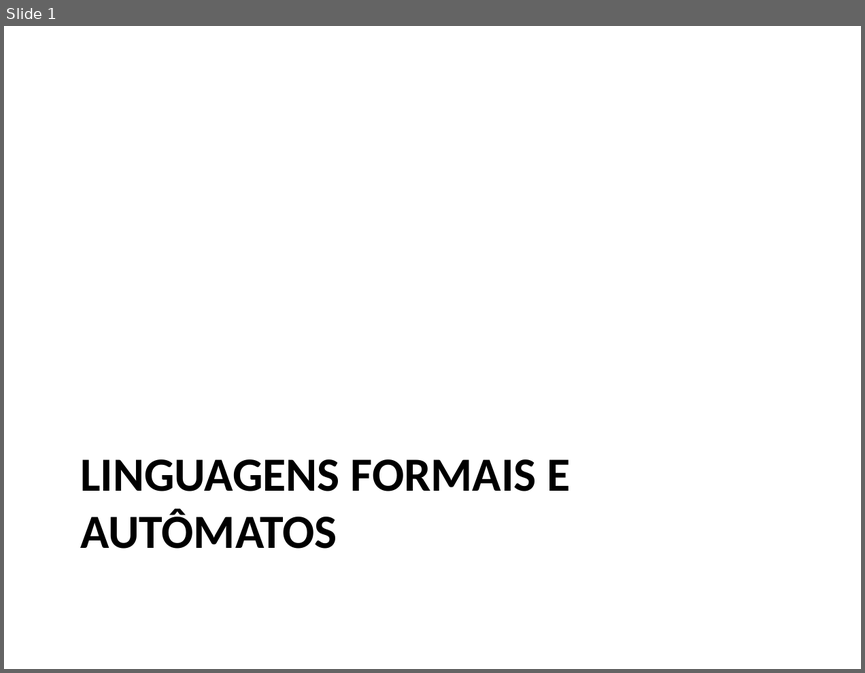
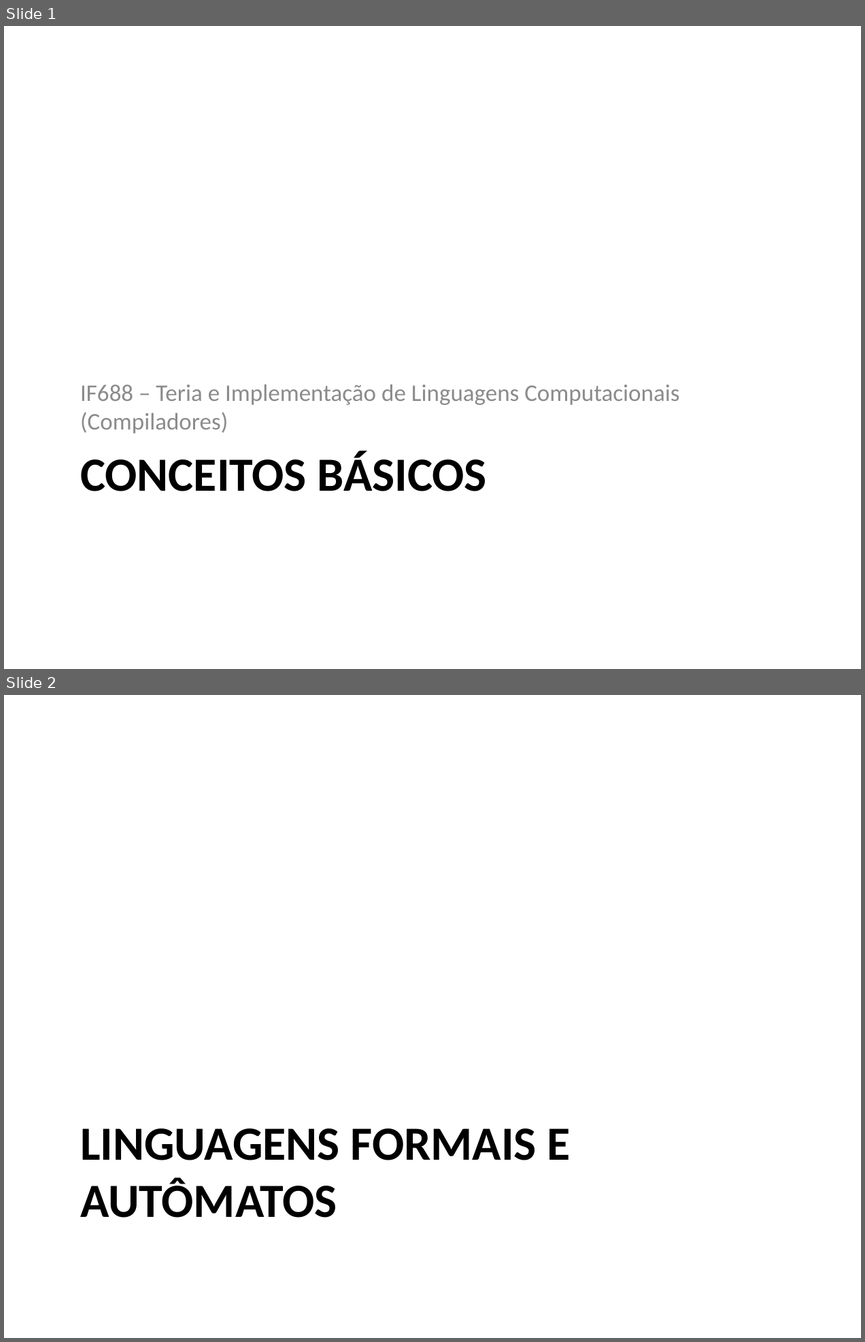
Before and after one commit to damorim/compilers-cin, a slide deck: slides-aulas/conceitos-basicos.pptx. Shown one above the other, each under a label of ours: slide 1 before the commit, slides 1 and 2 after it. The pictures are 865x673 and 865x1342 pixels, drawn with LibreOffice and Linux fonts; fonts in the diff are those of the drawing. Boxes give left, top, right and bottom in pixels: in the first picture for what was removed or moved away, otherwise in the second. Text is boxed around its words. In the diff, an @@ line names an element or a change of style, - is before the commit and + after.

```diff
--- a/slides-aulas/conceitos-basicos.pptx
+++ b/slides-aulas/conceitos-basicos.pptx
@@ slide 1 added at box(4, 26, 861, 669), background #FFFFFF @@
@@ text added at box(80, 384, 679, 433), 20 pt, text #8C8C8C @@
+IF688 – Teria e Implementação de Linguagens Computacionais (Compiladores)
@@ title added at box(80, 451, 486, 491), 40 pt, text #000000, bold @@
+CONCEITOS BÁSICOS
@@ what was slide 1 is now slide 2 @@
```
Also in this commit, not shown: 6 slides changed, 1 other file.
